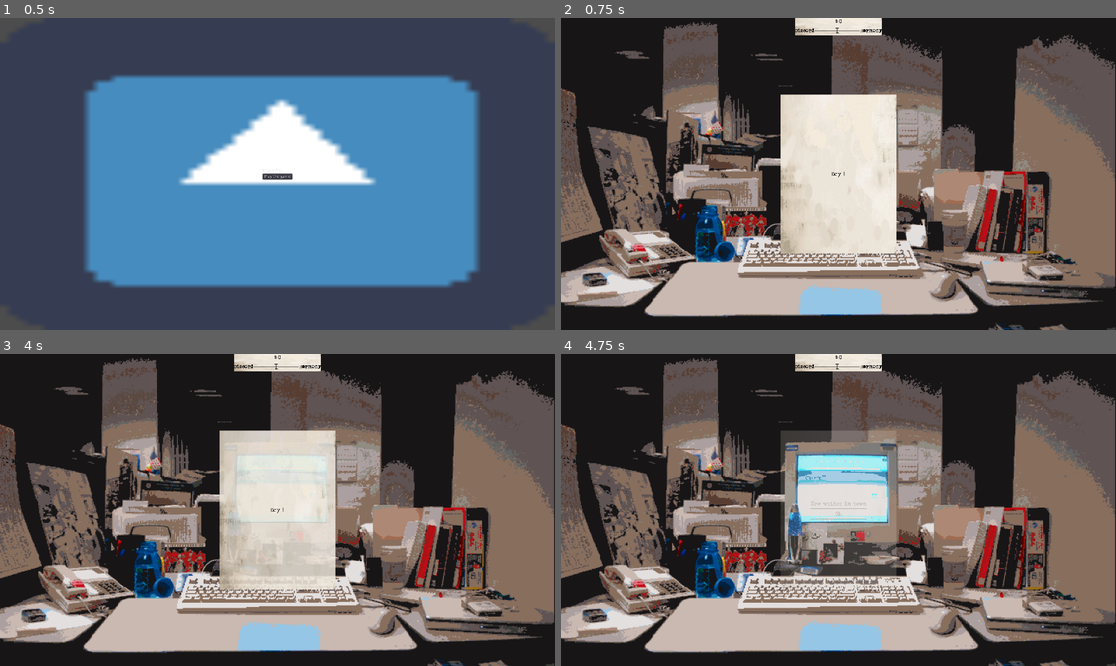
Above: before the commit, frames 1-4 (two rows, left to right).
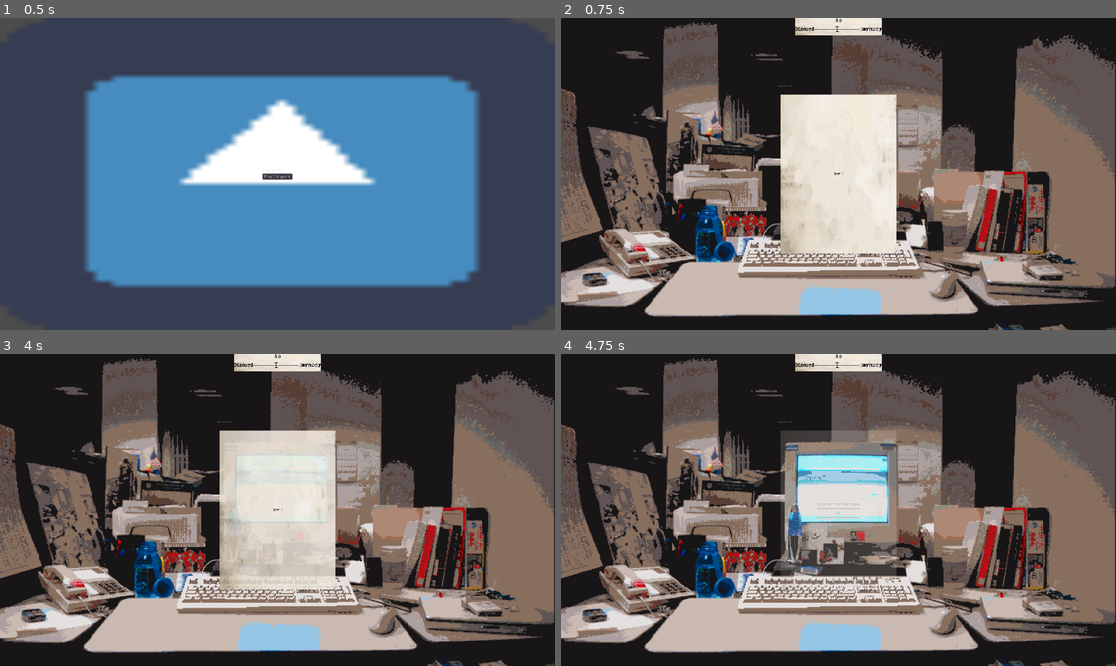
Above: after the commit, the same moments.

Repository: RisingThumb/GMTKJoinedTogether
Game: Godot game, scene res://Scenes/Title.tscn
The game is run twice, just before and just after one commit, with the same random seed, the same clock (stepped at 60 frames per second) and the same inputs. The engine's default icon, where the game draws it, is replaced by a stand-in: a white triangle on a blue panel in a dark square.
Inputs:
- Up to frame 1 (0.5 s): no input
- Up to frame 2 (0.75 s): click "Play the game" at 0.5 s
- Up to frame 3 (4 s): tap Enter at 1.25, 2.75 s; tap Space at 2, 3.5 s
- Up to frame 4 (4.75 s): no input

Frame 1 is identical in both runs. In frame 2, 0.2% of the frame differs, in the area x 42-58%, y 0-52%; in frame 3, 0.2%; in frame 4, 0.2%, in the area x 42-58%, y 0-54%.

Commit message:
Game gd shouldn't need much more

Diff:
--- a/Scenes/Game.tscn
+++ b/Scenes/Game.tscn
@@ -362,10 +362,10 @@
 theme = ExtResource( 5 )
 
 [node name="DayLabel" type="Label" parent="DayPanel/CenterContainer"]
-margin_left = 175.0
-margin_top = 263.0
-margin_right = 225.0
-margin_bottom = 287.0
+margin_left = 180.0
+margin_top = 265.0
+margin_right = 219.0
+margin_bottom = 284.0
 theme = ExtResource( 5 )
 text = "Day 1"
 script = ExtResource( 1 )
@@ -395,10 +395,10 @@
 }
 
 [node name="VBoxContainer" type="VBoxContainer" parent="EventPanel/CenterContainer"]
-margin_left = 145.0
-margin_top = 241.0
-margin_right = 255.0
-margin_bottom = 309.0
+margin_left = 158.0
+margin_top = 246.0
+margin_right = 241.0
+margin_bottom = 304.0
 theme = ExtResource( 5 )
 
 [node name="EventLabel" type="Label" parent="EventPanel/CenterContainer/VBoxContainer"]
@@ -449,10 +449,10 @@
 }
 
 [node name="OptionButton" type="OptionButton" parent="AgencyPanel/CenterContainer"]
-margin_left = 144.0
-margin_top = 263.0
-margin_right = 256.0
-margin_bottom = 287.0
+margin_left = 154.0
+margin_top = 264.0
+margin_right = 246.0
+margin_bottom = 286.0
 text = "Agency A"
 
 [node name="NewspaperCreationPanel" type="Panel" parent="."]
@@ -484,84 +484,87 @@
 rect_min_size = Vector2( 400, 400 )
 
 [node name="Paper" type="VBoxContainer" parent="NewspaperCreationPanel/CenterContainer/ScrollContainer"]
-margin_left = 117.0
-margin_right = 282.0
-margin_bottom = 307.0
+margin_left = 156.0
+margin_right = 244.0
+margin_bottom = 280.0
 size_flags_horizontal = 6
 alignment = 1
 
 [node name="HSeparator3" type="HSeparator" parent="NewspaperCreationPanel/CenterContainer/ScrollContainer/Paper"]
-margin_right = 165.0
+margin_right = 88.0
 margin_bottom = 4.0
 
 [node name="Topic" type="Label" parent="NewspaperCreationPanel/CenterContainer/ScrollContainer/Paper"]
 margin_top = 8.0
-margin_right = 165.0
-margin_bottom = 32.0
+margin_right = 88.0
+margin_bottom = 27.0
 align = 1
 
 [node name="HSeparator2" type="HSeparator" parent="NewspaperCreationPanel/CenterContainer/ScrollContainer/Paper"]
-margin_top = 36.0
-margin_right = 165.0
-margin_bottom = 40.0
-
-[node name="ArticleTitle" type="OptionButton" parent="NewspaperCreationPanel/CenterContainer/ScrollContainer/Paper"]
-margin_top = 44.0
-margin_right = 165.0
-margin_bottom = 68.0
+margin_top = 31.0
+margin_right = 88.0
+margin_bottom = 35.0
+
+[node name="ArticleTitle" parent="NewspaperCreationPanel/CenterContainer/ScrollContainer/Paper" instance=ExtResource( 9 )]
+anchor_right = 0.0
+anchor_bottom = 0.0
+margin_top = 39.0
+margin_right = 88.0
+margin_bottom = 58.0
 
 [node name="TextChoice" parent="NewspaperCreationPanel/CenterContainer/ScrollContainer/Paper" instance=ExtResource( 9 )]
 anchor_right = 0.0
 anchor_bottom = 0.0
-margin_top = 72.0
-margin_right = 165.0
-margin_bottom = 96.0
-
-[node name="Imagechoice" type="OptionButton" parent="NewspaperCreationPanel/CenterContainer/ScrollContainer/Paper"]
-margin_left = 38.0
-margin_top = 100.0
-margin_right = 126.0
-margin_bottom = 164.0
+margin_top = 62.0
+margin_right = 88.0
+margin_bottom = 81.0
+
+[node name="ImageChoice" type="OptionButton" parent="NewspaperCreationPanel/CenterContainer/ScrollContainer/Paper"]
+margin_top = 85.0
+margin_right = 88.0
+margin_bottom = 149.0
 size_flags_horizontal = 4
 icon = ExtResource( 3 )
 items = [ "", ExtResource( 3 ), false, 0, null ]
 selected = 0
 
-[node name="CaptionChoice" type="OptionButton" parent="NewspaperCreationPanel/CenterContainer/ScrollContainer/Paper"]
-margin_top = 168.0
-margin_right = 165.0
-margin_bottom = 192.0
-text = "Select Caption"
-
-[node name="StudyChoice" type="OptionButton" parent="NewspaperCreationPanel/CenterContainer/ScrollContainer/Paper"]
-margin_top = 196.0
-margin_right = 165.0
-margin_bottom = 220.0
-text = "Select Study"
+[node name="CaptionChoice" parent="NewspaperCreationPanel/CenterContainer/ScrollContainer/Paper" instance=ExtResource( 9 )]
+anchor_right = 0.0
+anchor_bottom = 0.0
+margin_top = 153.0
+margin_right = 88.0
+margin_bottom = 172.0
+
+[node name="StudyChoice" parent="NewspaperCreationPanel/CenterContainer/ScrollContainer/Paper" instance=ExtResource( 9 )]
+anchor_right = 0.0
+anchor_bottom = 0.0
+margin_top = 176.0
+margin_right = 88.0
+margin_bottom = 195.0
 
 [node name="InterviewChoice" type="OptionButton" parent="NewspaperCreationPanel/CenterContainer/ScrollContainer/Paper"]
-margin_top = 224.0
-margin_right = 165.0
-margin_bottom = 248.0
+margin_top = 199.0
+margin_right = 88.0
+margin_bottom = 221.0
 
 [node name="HSeparator" type="HSeparator" parent="NewspaperCreationPanel/CenterContainer/ScrollContainer/Paper"]
-margin_top = 252.0
-margin_right = 165.0
-margin_bottom = 256.0
+margin_top = 225.0
+margin_right = 88.0
+margin_bottom = 229.0
 
 [node name="Publish" type="Button" parent="NewspaperCreationPanel/CenterContainer/ScrollContainer/Paper"]
-margin_left = 45.0
-margin_top = 260.0
-margin_right = 119.0
-margin_bottom = 299.0
+margin_left = 15.0
+margin_top = 233.0
+margin_right = 73.0
+margin_bottom = 272.0
 rect_min_size = Vector2( 0, 39 )
 size_flags_horizontal = 4
 text = "Publish"
 
 [node name="HSeparator4" type="HSeparator" parent="NewspaperCreationPanel/CenterContainer/ScrollContainer/Paper"]
-margin_top = 303.0
-margin_right = 165.0
-margin_bottom = 307.0
+margin_top = 276.0
+margin_right = 88.0
+margin_bottom = 280.0
 
 [node name="BillPanel" type="Panel" parent="."]
 visible = false
@@ -584,10 +587,10 @@
 }
 
 [node name="VBoxContainer" type="VBoxContainer" parent="BillPanel/CenterContainer"]
-margin_left = 128.0
-margin_top = 149.0
-margin_right = 271.0
-margin_bottom = 401.0
+margin_left = 141.0
+margin_top = 161.0
+margin_right = 258.0
+margin_bottom = 388.0
 
 [node name="HSeparator5" type="HSeparator" parent="BillPanel/CenterContainer/VBoxContainer"]
 margin_right = 143.0
@@ -721,29 +724,29 @@
 
 [node name="HBoxContainer" type="HBoxContainer" parent="BillPanel2/Stats"]
 margin_right = 300.0
-margin_bottom = 24.0
+margin_bottom = 19.0
 alignment = 1
 
 [node name="Symbol" type="Label" parent="BillPanel2/Stats/HBoxContainer"]
-margin_left = 138.0
-margin_top = 4.0
-margin_right = 148.0
-margin_bottom = 20.0
+margin_left = 139.0
+margin_top = 1.0
+margin_right = 149.0
+margin_bottom = 17.0
 custom_fonts/font = ExtResource( 8 )
 text = "$"
 align = 1
 
 [node name="MoneyAmount" type="Label" parent="BillPanel2/Stats/HBoxContainer"]
-margin_left = 152.0
-margin_right = 162.0
-margin_bottom = 24.0
+margin_left = 153.0
+margin_right = 161.0
+margin_bottom = 19.0
 text = "0"
 align = 1
 
 [node name="HBoxContainer2" type="HBoxContainer" parent="BillPanel2/Stats"]
-margin_top = 28.0
+margin_top = 23.0
 margin_right = 300.0
-margin_bottom = 60.0
+margin_bottom = 55.0
 
 [node name="Discord" type="Label" parent="BillPanel2/Stats/HBoxContainer2"]
 margin_top = 8.0
--- a/Scripts/Game.gd
+++ b/Scripts/Game.gd
@@ -15,7 +15,7 @@
 onready var topicLabel = $NewspaperCreationPanel/CenterContainer/ScrollContainer/Paper/Topic
 onready var titleChoice = $NewspaperCreationPanel/CenterContainer/ScrollContainer/Paper/ArticleTitle
 onready var textChoice = $NewspaperCreationPanel/CenterContainer/ScrollContainer/Paper/TextChoice
-onready var imageChoice = $NewspaperCreationPanel/CenterContainer/ScrollContainer/Paper/Imagechoice
+onready var imageChoice = $NewspaperCreationPanel/CenterContainer/ScrollContainer/Paper/ImageChoice
 onready var captionChoice = $NewspaperCreationPanel/CenterContainer/ScrollContainer/Paper/CaptionChoice
 onready var studyChoice = $NewspaperCreationPanel/CenterContainer/ScrollContainer/Paper/StudyChoice
 onready var interviewChoice = $NewspaperCreationPanel/CenterContainer/ScrollContainer/Paper/InterviewChoice
@@ -54,13 +54,13 @@
 
 	var temp = state.get_event_index()
 	print(temp)
-	var titles = ArticleContent.get_title_strings(temp, selectedAgency)
-	var texts = ArticleContent.get_content_strings(temp, selectedAgency)
-	var images = ArticleContent.get_image_strings(temp, selectedAgency)
-	var captions = ArticleContent.get_caption_strings(temp, selectedAgency)
-	var studies = ArticleContent.get_study_strings(temp, selectedAgency)
+	var titles = ArticleContent.get_title_strings(temp-1, selectedAgency)
+	var texts = ArticleContent.get_content_strings(temp-1, selectedAgency)
+	var images = ArticleContent.get_image_strings(temp-1, selectedAgency)
+	var captions = ArticleContent.get_caption_strings(temp-1, selectedAgency)
+	var studies = ArticleContent.get_study_strings(temp-1, selectedAgency)
 
-	calc = ArticleContent.Calculator.new(temp, selectedAgency, discord, money)
+	calc = ArticleContent.Calculator.new(temp-1, selectedAgency, discord, money)
 
 	for title in titles:
 		titleChoice.add_item(title)
@@ -76,7 +76,7 @@
 	interviewChoice.visible = interviews
 	if interviews:
 		var interviewIcon = load("res://icon.png")
-		var interviewItems = ArticleContent.get_interview_strings(temp, selectedAgency)
+		var interviewItems = ArticleContent.get_interview_strings(temp-1, selectedAgency)
 		for interview in interviewItems:
 			interviewChoice.add_icon_item(interviewIcon, interview)
 
@@ -97,11 +97,11 @@
 func _on_Publish_pressed() -> void:
 	$Fader.play("NewspaperCreationPanelFadeOut")
 	print(titleChoice.selected)
-	calc.add_title(titleChoice.selected)
+	calc.add_title(titleChoice.selected())
 	calc.add_content(textChoice.selected())
 	calc.add_image(imageChoice.selected)
-	calc.add_caption(captionChoice.selected)
-	calc.add_study(studyChoice.selected)
+	calc.add_caption(captionChoice.selected())
+	calc.add_study(studyChoice.selected())
 	if interviews:
 		calc.add_interview(interviewChoice.selected)
 	money = calc.get_money()
--- a/Scripts/WrappedOptionsMenu.gd
+++ b/Scripts/WrappedOptionsMenu.gd
@@ -7,7 +7,7 @@
 
 
 func _process(delta) -> void:
-	self.text = $TextureRect/TextChoice.text
+	self.text = "* " + $TextureRect/TextChoice.text
 
 func add_item(var textToAdd : String) -> void:
 	$TextureRect/TextChoice.add_item(textToAdd)
--- a/Themes/BodyText.tres
+++ b/Themes/BodyText.tres
@@ -3,6 +3,6 @@
 [ext_resource path="res://Fonts/JMH Typewriter.ttf" type="DynamicFontData" id=1]
 
 [resource]
-size = 18
+size = 14
 outline_color = Color( 0, 0, 0, 1 )
 font_data = ExtResource( 1 )
--- a/Themes/BodyTextBold.tres
+++ b/Themes/BodyTextBold.tres
@@ -3,6 +3,6 @@
 [ext_resource path="res://Fonts/JMH Typewriter-Bold.ttf" type="DynamicFontData" id=1]
 
 [resource]
-size = 18
+size = 14
 outline_color = Color( 0, 0, 0, 1 )
 font_data = ExtResource( 1 )
